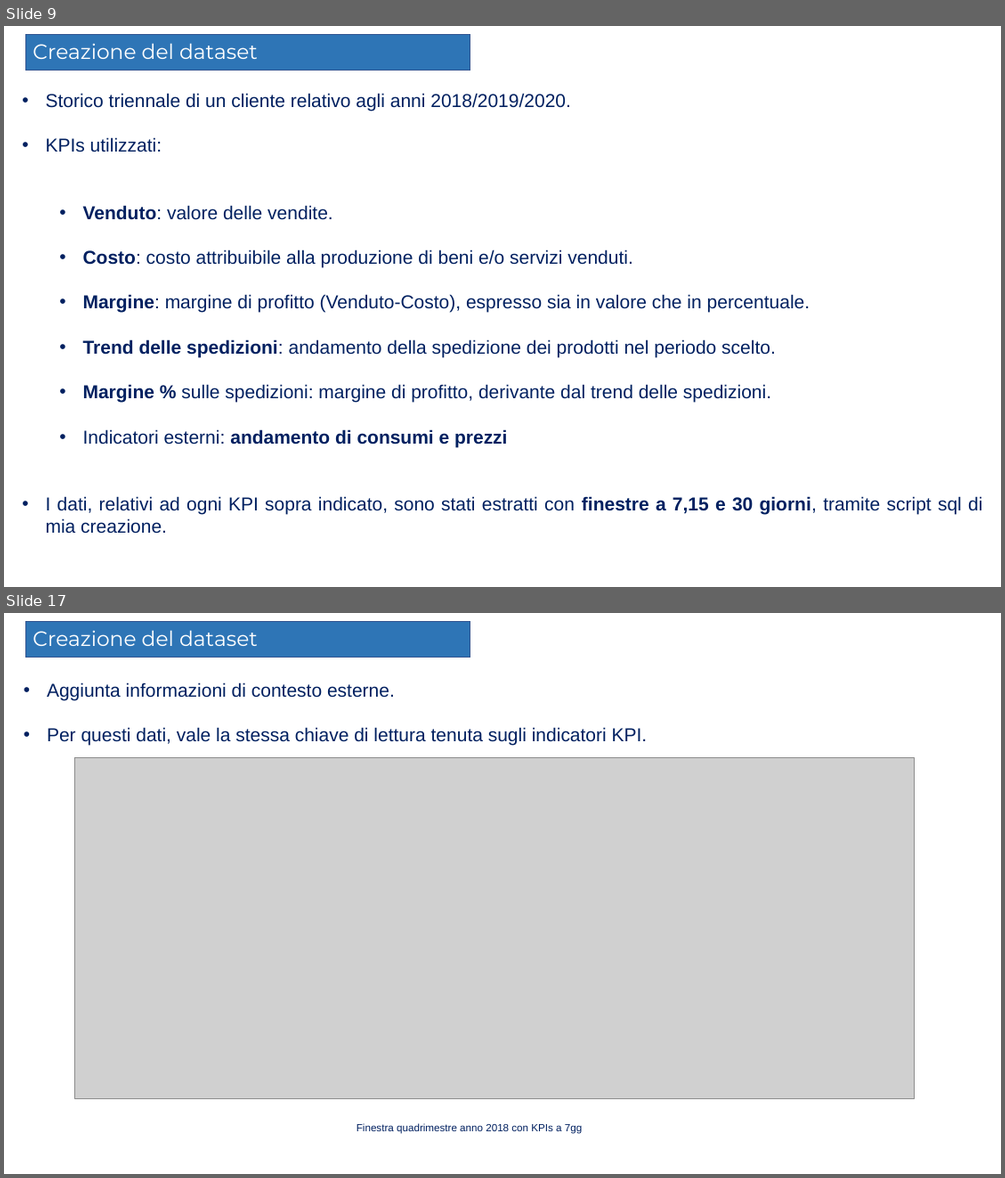
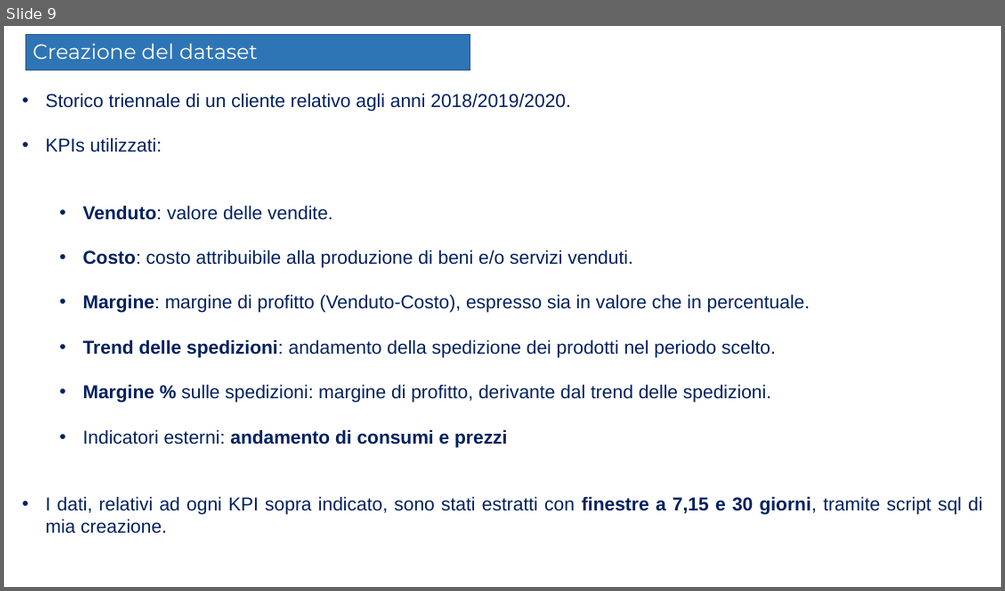
Before and after one commit to Elmaravilla7/Tesi, a slide deck: Presentazione204898.pptx. Shown one above the other, each under a label of ours: slides 9 and 17 before the commit, slide 9 after it; the slides between them are not shown. The pictures are 1005x1178 and 1005x591 pixels, drawn with LibreOffice and Linux fonts; fonts in the diff are those of the drawing; grey boxes stand for pictures. Boxes give left, top, right and bottom in pixels: in the first picture for what was removed or moved away, otherwise in the second. Text is boxed around its words. In the diff, an @@ line names an element or a change of style, - is before the commit and + after.

```diff
--- a/Presentazione204898.pptx
+++ b/Presentazione204898.pptx
@@ slide 17 removed at box(4, 613, 1001, 1174), background #FFFFFF @@
@@ rectangle removed at box(25, 621, 470, 657) @@
@@ text removed at box(32, 630, 258, 646) @@
-Creazione del dataset
@@ text removed at box(47, 682, 647, 746) @@
-  • Aggiunta informazioni di contesto esterne.
-  • Per questi dati, vale la stessa chiave di lettura tenuta sugli indicatori KPI.
@@ picture removed at box(74, 758, 914, 1098) @@
@@ text removed at box(356, 1123, 582, 1134) @@
-  Finestra quadrimestre anno 2018 con KPIs a 7gg
```
Also in this commit, not shown: 4 slides changed, 1 slide added, 8 other slides removed.
